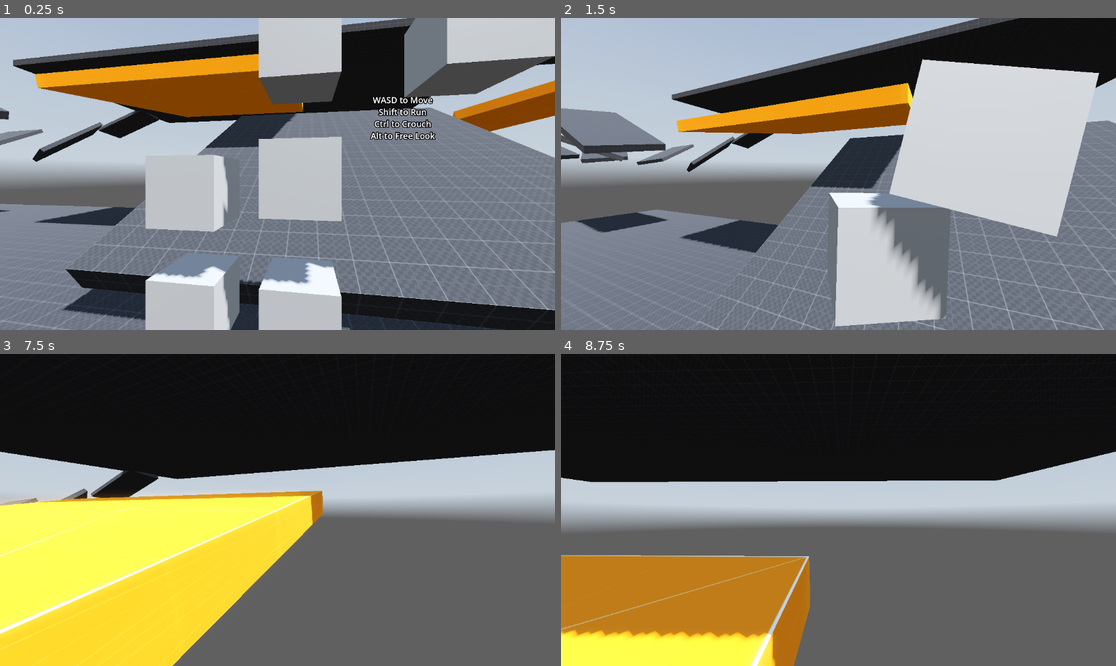
Above: before the commit, frames 1-4 (two rows, left to right).
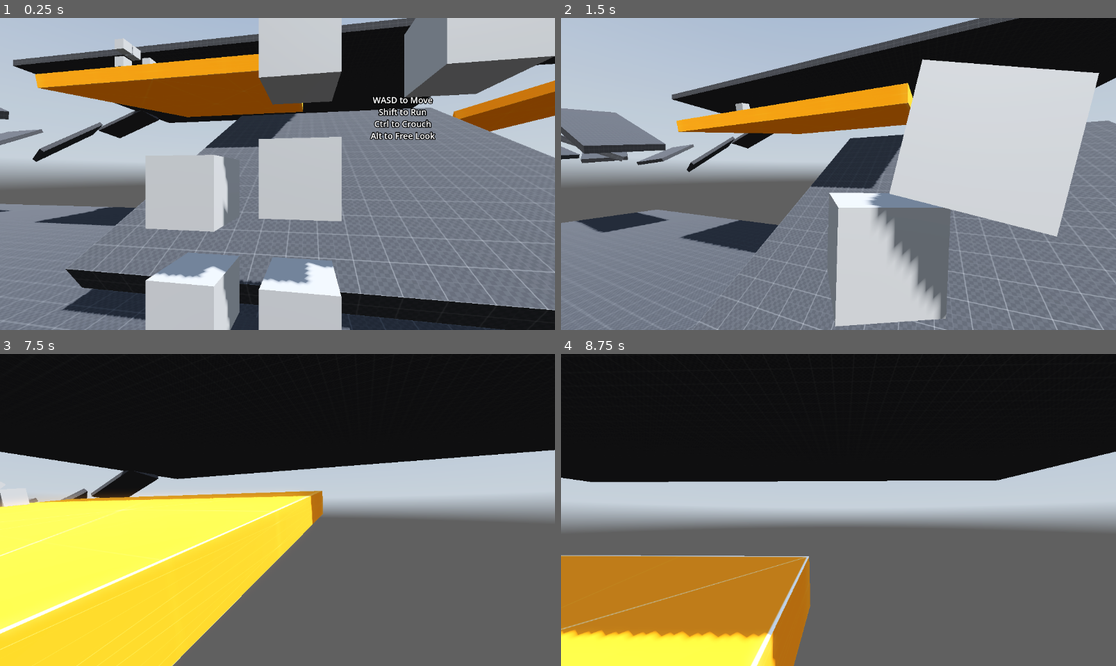
Above: after the commit, the same moments.

Repository: FahadHameed89/GodotPlayground3D
Game: Godot game, scene res://Levels/world.tscn
Two runs of this game, one before a commit and one after it. Both use one fixed random seed, a clock stepped at 60 frames per second and the inputs below. The project has no main scene, so this scene is started directly. A sky picture missing from this copy of the repository is replaced by a grey-blue gradient.
Inputs (mouse positions are in pixels of both pictures, inside the frame that each line leads up to):
- Up to frame 1 (0.25 s): no input
- Up to frame 2 (1.5 s): tap Enter (ui_accept) at 0.5, 0.77 s; move the mouse to (866, 174) at 0.52 s; hold Ctrl (crouch) 0.53-1.28 s; hold W (forward) from 0.53 s (still down); click (866, 174) at 0.67 s; move the mouse to (810, 174) at 1.27 s; tap Alt (free_look) at 1.35 s
- Up to frame 3 (7.5 s): tap Enter (ui_accept) at 1.52, 3.02, 3.77, 4.52, 6.02, 6.77 s; move the mouse to (288, 503) at 2.02 s; click (288, 503) at 2.1 s; move the mouse to (271, 516) at 2.77 s; right-click (271, 516) at 2.85 s; click (271, 516) at 2.92 s; move the mouse to (316, 513) at 3.52 s; hold Shift (sprint) 3.53-4.28 s; move the mouse to (233, 506) at 4.27 s; tap Delete at 4.35 s; move the mouse to (283, 510) at 5.02 s; tap X at 5.1 s; click (283, 510) at 5.17 s; move the mouse to (255, 503) at 5.77 s; release W (forward) at 5.78 s; hold D (right) 5.78-6.53 s; tap Backspace at 5.85 s; move the mouse to (305, 510) at 6.52 s; hold W (forward) from 6.53 s (still down); tap Q at 6.6 s; move the mouse to (249, 510) at 7.27 s; tap Ctrl (crouch) at 7.35 s; click (249, 510) at 7.42 s
- Up to frame 4 (8.75 s): keep holding W (forward); tap Enter (ui_accept) at 7.52 s; move the mouse to (849, 503) at 8.02 s; hold Alt (free_look) from 8.03 s (still down)

The runs differ from the first frame. In frame 1, 0.3% of the frame differs, in the area x 17-29%, y 6-62%; in frame 2, less than 0.1%; in frame 3, 0.1%; in frame 4, nothing differs.

Commit message:
updated test level and adjusted player parameters
You can now rotate items in a reasonably good way, not super fast or super slow. Items no longer jiggle randomly when rotating

Diff:
--- a/Levels/world.tscn
+++ b/Levels/world.tscn
@@ -287,6 +287,114 @@
 [node name="MeshInstance3D" type="MeshInstance3D" parent="RigidBody3D6"]
 mesh = SubResource("BoxMesh_bpu4d")
 
+[node name="RigidBody3D9" type="RigidBody3D" parent="."]
+transform = Transform3D(1, 0, 0, 0, 1, 0, 0, 0, 1, 19.1746, -8.21928, 8.03817)
+
+[node name="CollisionShape3D" type="CollisionShape3D" parent="RigidBody3D9"]
+shape = SubResource("BoxShape3D_ac8q6")
+
+[node name="MeshInstance3D" type="MeshInstance3D" parent="RigidBody3D9"]
+mesh = SubResource("BoxMesh_bpu4d")
+
+[node name="RigidBody3D10" type="RigidBody3D" parent="."]
+transform = Transform3D(1, 0, 0, 0, 1, 0, 0, 0, 1, 20.981, -8.21928, 8.03817)
+
+[node name="CollisionShape3D" type="CollisionShape3D" parent="RigidBody3D10"]
+shape = SubResource("BoxShape3D_ac8q6")
+
+[node name="MeshInstance3D" type="MeshInstance3D" parent="RigidBody3D10"]
+mesh = SubResource("BoxMesh_bpu4d")
+
+[node name="RigidBody3D11" type="RigidBody3D" parent="."]
+transform = Transform3D(1, 0, 0, 0, 1, 0, 0, 0, 1, 22.9036, -8.21928, 8.03817)
+
+[node name="CollisionShape3D" type="CollisionShape3D" parent="RigidBody3D11"]
+shape = SubResource("BoxShape3D_ac8q6")
+
+[node name="MeshInstance3D" type="MeshInstance3D" parent="RigidBody3D11"]
+mesh = SubResource("BoxMesh_bpu4d")
+
+[node name="RigidBody3D12" type="RigidBody3D" parent="."]
+transform = Transform3D(1, 0, 0, 0, 1, 0, 0, 0, 1, 24.7857, -8.21928, 8.03817)
+
+[node name="CollisionShape3D" type="CollisionShape3D" parent="RigidBody3D12"]
+shape = SubResource("BoxShape3D_ac8q6")
+
+[node name="MeshInstance3D" type="MeshInstance3D" parent="RigidBody3D12"]
+mesh = SubResource("BoxMesh_bpu4d")
+
+[node name="RigidBody3D13" type="RigidBody3D" parent="."]
+transform = Transform3D(1, 0, 0, 0, 1, 0, 0, 0, 1, 27.1758, -8.21928, 8.03817)
+
+[node name="CollisionShape3D" type="CollisionShape3D" parent="RigidBody3D13"]
+shape = SubResource("BoxShape3D_ac8q6")
+
+[node name="MeshInstance3D" type="MeshInstance3D" parent="RigidBody3D13"]
+mesh = SubResource("BoxMesh_bpu4d")
+
+[node name="RigidBody3D14" type="RigidBody3D" parent="."]
+transform = Transform3D(1, 0, 0, 0, 1, 0, 0, 0, 1, 29.7554, -8.21928, 8.03817)
+
+[node name="CollisionShape3D" type="CollisionShape3D" parent="RigidBody3D14"]
+shape = SubResource("BoxShape3D_ac8q6")
+
+[node name="MeshInstance3D" type="MeshInstance3D" parent="RigidBody3D14"]
+mesh = SubResource("BoxMesh_bpu4d")
+
+[node name="RigidBody3D15" type="RigidBody3D" parent="."]
+transform = Transform3D(1, 0, 0, 0, 1, 0, 0, 0, 1, 29.7554, -6.46966, 8.03817)
+
+[node name="CollisionShape3D" type="CollisionShape3D" parent="RigidBody3D15"]
+shape = SubResource("BoxShape3D_ac8q6")
+
+[node name="MeshInstance3D" type="MeshInstance3D" parent="RigidBody3D15"]
+mesh = SubResource("BoxMesh_bpu4d")
+
+[node name="RigidBody3D16" type="RigidBody3D" parent="."]
+transform = Transform3D(1, 0, 0, 0, 1, 0, 0, 0, 1, 28.6467, -6.46966, 8.03817)
+
+[node name="CollisionShape3D" type="CollisionShape3D" parent="RigidBody3D16"]
+shape = SubResource("BoxShape3D_ac8q6")
+
+[node name="MeshInstance3D" type="MeshInstance3D" parent="RigidBody3D16"]
+mesh = SubResource("BoxMesh_bpu4d")
+
+[node name="RigidBody3D17" type="RigidBody3D" parent="."]
+transform = Transform3D(1, 0, 0, 0, 1, 0, 0, 0, 1, 26.3585, -6.46966, 8.03817)
+
+[node name="CollisionShape3D" type="CollisionShape3D" parent="RigidBody3D17"]
+shape = SubResource("BoxShape3D_ac8q6")
+
+[node name="MeshInstance3D" type="MeshInstance3D" parent="RigidBody3D17"]
+mesh = SubResource("BoxMesh_bpu4d")
+
+[node name="RigidBody3D18" type="RigidBody3D" parent="."]
+transform = Transform3D(1, 0, 0, 0, 1, 0, 0, 0, 1, 23.7494, -6.46966, 8.03817)
+
+[node name="CollisionShape3D" type="CollisionShape3D" parent="RigidBody3D18"]
+shape = SubResource("BoxShape3D_ac8q6")
+
+[node name="MeshInstance3D" type="MeshInstance3D" parent="RigidBody3D18"]
+mesh = SubResource("BoxMesh_bpu4d")
+
+[node name="RigidBody3D19" type="RigidBody3D" parent="."]
+transform = Transform3D(1, 0, 0, 0, 1, 0, 0, 0, 1, 22.0859, -6.46966, 8.03817)
+
+[node name="CollisionShape3D" type="CollisionShape3D" parent="RigidBody3D19"]
+shape = SubResource("BoxShape3D_ac8q6")
+
+[node name="MeshInstance3D" type="MeshInstance3D" parent="RigidBody3D19"]
+mesh = SubResource("BoxMesh_bpu4d")
+
+[node name="RigidBody3D20" type="RigidBody3D" parent="."]
+transform = Transform3D(1, 0, 0, 0, 1, 0, 0, 0, 1, 19.8892, -6.46966, 8.03817)
+
+[node name="CollisionShape3D" type="CollisionShape3D" parent="RigidBody3D20"]
+shape = SubResource("BoxShape3D_ac8q6")
+
+[node name="MeshInstance3D" type="MeshInstance3D" parent="RigidBody3D20"]
+mesh = SubResource("BoxMesh_bpu4d")
+
 [node name="RigidBody3D7" type="RigidBody3D" parent="."]
 transform = Transform3D(1, 0, 0, 0, 1, 0, 0, 0, 1, 45, -21.4635, -8.9746)
 
--- a/Scripts/player.gd
+++ b/Scripts/player.gd
@@ -25,7 +25,7 @@
 
 var picked_object
 var pull_force = 4 # Adjust this to pull objects with more force
-var rotation_force = 0.5 # Force of object rotation
+var rotation_force = 0.25 # Force of object rotation
 var locked = false # Prevents player walking around when rotating object
 #
 
